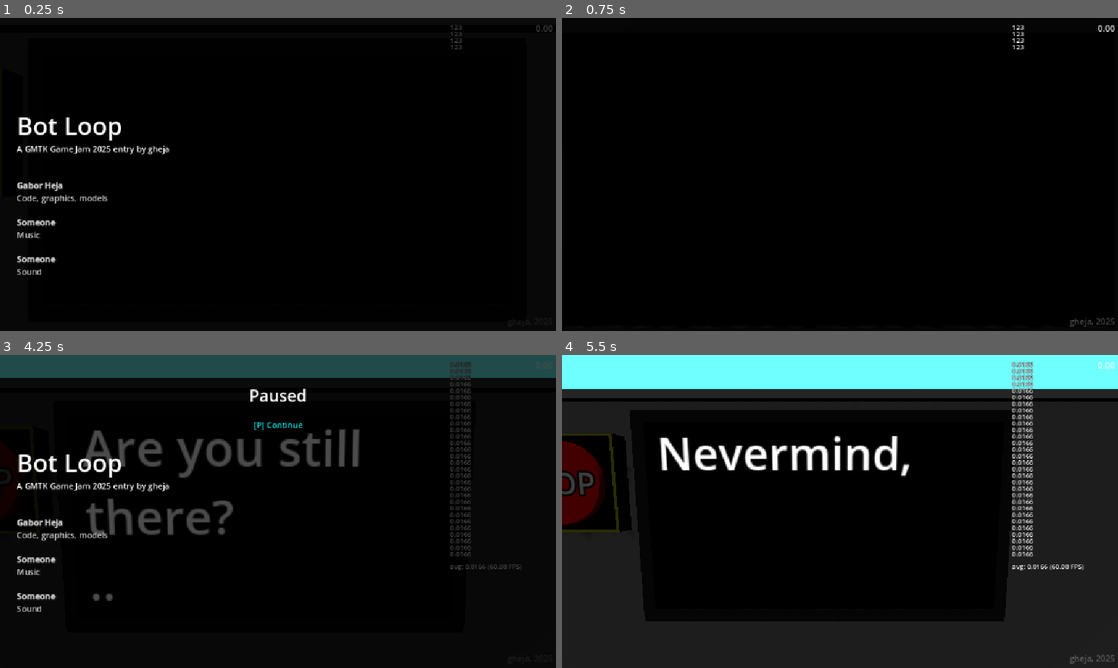
Above: before the commit, frames 1-4 (two rows, left to right).
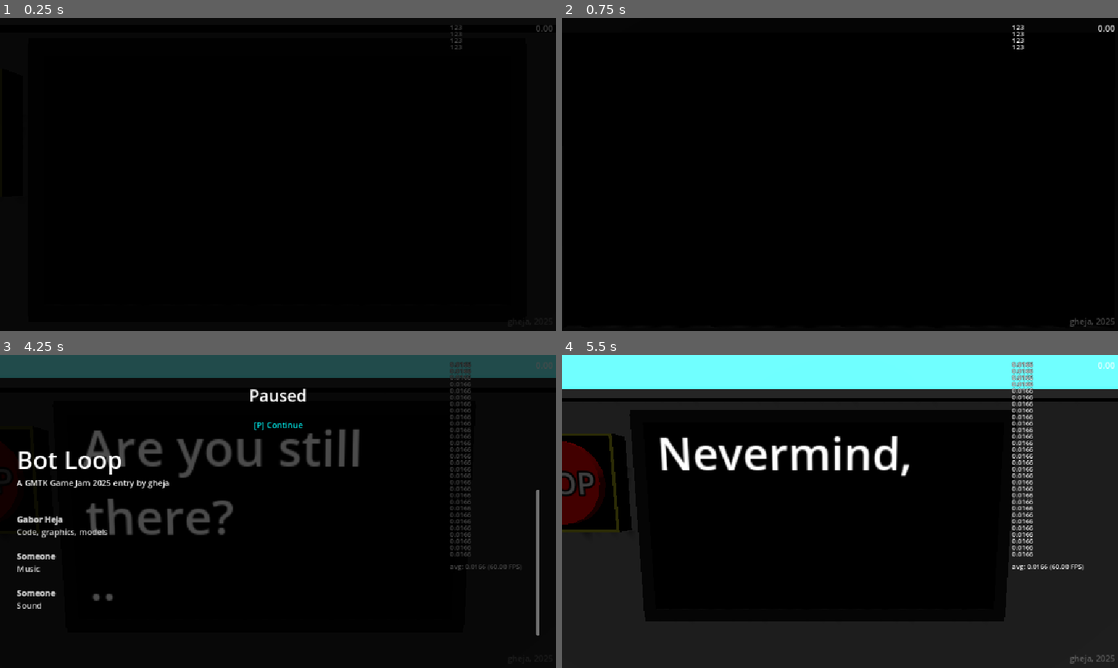
Above: after the commit, the same moments.

Repository: gheja/bot-loop
Game: Godot game, scene res://scenes/main_scene.tscn
Two runs of this game, one before a commit and one after it. Both use one fixed random seed, a clock stepped at 60 frames per second and the inputs below.
Inputs (mouse positions are in pixels of both pictures, inside the frame that each line leads up to):
- Up to frame 1 (0.25 s): no input
- Up to frame 2 (0.75 s): tap Enter at 0.5 s; move the mouse to (962, 158) at 0.52 s; hold D (move_right) from 0.53 s (still down); tap E (action_primary) at 0.6 s
- Up to frame 3 (4.25 s): move the mouse to (250, 511) at 1.27 s; release D (move_right) at 1.28 s; hold W (move_up) from 1.28 s (still down); tap E (action_primary) every 0.75 s from 1.35 to 3.6 s; move the mouse to (289, 505) at 2.02 s; move the mouse to (272, 517) at 2.77 s; move the mouse to (316, 514) at 3.52 s; tap P (ui_action_pause) at 4.15 s
- Up to frame 4 (5.5 s): move the mouse to (673, 464) at 4.27 s; release W (move_up) at 4.28 s; hold A (move_left) 4.28-5.03 s; tap E (action_primary) at 4.35, 5.1 s; move the mouse to (845, 511) at 5.02 s; hold W (move_up) from 5.03 s (still down)

The runs differ from the first frame. In frame 1, 1.6% of the frame differs, in the area x 3-31%, y 31-83%; in frame 2, nothing differs; in frame 3, 2.4%, in the area x 3-97%, y 30-90%; in frame 4, nothing differs.

Commit message:
Added warning flashes, updated main screen, fixed menu/main menu music change

Diff:
--- a/src/scenes/main_interface.gd
+++ b/src/scenes/main_interface.gd
@@ -18,3 +18,6 @@
 
 func update(time_left: float):
 	timer_label.text = str(time_left).pad_decimals(2)
+
+func warn_blink():
+	$WarnBlinkAnimationPlayer.play("warn_blink")
--- a/src/scenes/main_interface.tscn
+++ b/src/scenes/main_interface.tscn
@@ -38,6 +38,44 @@
 _data = {
 &"RESET": SubResource("Animation_51bk3"),
 &"big_text": SubResource("Animation_7qx7d")
+}
+
+[sub_resource type="Animation" id="Animation_efbr5"]
+resource_name = "warn_blink"
+length = 0.3
+step = 0.1
+tracks/0/type = "value"
+tracks/0/imported = false
+tracks/0/enabled = true
+tracks/0/path = NodePath("ColorRect:modulate")
+tracks/0/interp = 1
+tracks/0/loop_wrap = true
+tracks/0/keys = {
+"times": PackedFloat32Array(0, 0.05, 0.3),
+"transitions": PackedFloat32Array(1, 1, 1),
+"update": 0,
+"values": [Color(1, 1, 1, 0.196078), Color(1, 1, 1, 0.117647), Color(1, 1, 1, 0)]
+}
+
+[sub_resource type="Animation" id="Animation_rgrph"]
+length = 0.001
+tracks/0/type = "value"
+tracks/0/imported = false
+tracks/0/enabled = true
+tracks/0/path = NodePath("ColorRect:modulate")
+tracks/0/interp = 1
+tracks/0/loop_wrap = true
+tracks/0/keys = {
+"times": PackedFloat32Array(0),
+"transitions": PackedFloat32Array(1),
+"update": 0,
+"values": [Color(1, 1, 1, 0)]
+}
+
+[sub_resource type="AnimationLibrary" id="AnimationLibrary_grylp"]
+_data = {
+&"RESET": SubResource("Animation_rgrph"),
+&"warn_blink": SubResource("Animation_efbr5")
 }
 
 [node name="MainInterface" type="CanvasLayer"]
@@ -106,3 +144,17 @@
 libraries = {
 &"": SubResource("AnimationLibrary_efbr5")
 }
+
+[node name="ColorRect" type="ColorRect" parent="."]
+modulate = Color(1, 1, 1, 0)
+anchors_preset = 15
+anchor_right = 1.0
+anchor_bottom = 1.0
+grow_horizontal = 2
+grow_vertical = 2
+color = Color(1, 0, 0, 1)
+
+[node name="WarnBlinkAnimationPlayer" type="AnimationPlayer" parent="."]
+libraries = {
+&"": SubResource("AnimationLibrary_grylp")
+}
--- a/src/scenes/main_scene.gd
+++ b/src/scenes/main_scene.gd
@@ -34,6 +34,7 @@
 	Signals.set_controls_lock.connect(_on_set_controls_lock)
 	Signals.pause.connect(_on_pause)
 	Signals.unpause.connect(_on_unpause)
+	Signals.update_timer.connect(_on_update_timer)
 
 	timer.wait_time = current_level.time_limit
 	timer.timeout.connect(_on_timer_timeout)
@@ -310,3 +311,16 @@
 func intro_finished():
 	AudioManager.start_main_music()
 	start_player_selection()
+
+var _last_time = -1
+func _on_update_timer(time: float):
+	if GameState.state != GameState.STATE_RUNNING:
+		return
+
+	if floor(time) != floor(_last_time):
+		print(time)
+		if int(floor(time)) in [2,1,0]:
+			AudioManager.play_sound(3)
+			main_interface.warn_blink()
+
+	_last_time = time
--- a/src/scenes/menu_interface.gd
+++ b/src/scenes/menu_interface.gd
@@ -5,6 +5,7 @@
 
 func _ready():
 	self.hide()
+	$AnimationPlayer.play("main_menu")
 
 func show2(is_main_menu: bool):
 	$PauseContent2.visible = not is_main_menu
@@ -15,20 +16,20 @@
 func _process(delta: float) -> void:
 	# TODO: lots of stuffs here could be avoided by handling state in one place...
 	if self.visible:
-		if Input.is_action_just_pressed("ui_action_start"):
-			# don't start the main music when leaving the main menu
-			if first_unpause:
-				first_unpause = false
-			else:
+		if GameState.state == GameState.STATE_INTRO:
+			if Input.is_action_just_pressed("ui_action_start"):
+				print("play")
+				AudioManager.play_sound(2)
+				Signals.unpause.emit()
+		else:
+			if Input.is_action_just_pressed("ui_action_pause"):
+				print("unpause")
 				AudioManager.start_main_music()
-			AudioManager.play_sound(2)
-			Signals.unpause.emit()
-		elif Input.is_action_just_pressed("ui_action_pause"):
-			first_unpause = false
-			AudioManager.start_main_music()
-			AudioManager.play_sound(2)
-			Signals.unpause.emit()
+				AudioManager.play_sound(2)
+				Signals.unpause.emit()
 	else:
 		if Input.is_action_just_pressed("ui_action_pause"):
+			print("pause")
+			AudioManager.start_menu_music()
 			AudioManager.play_sound(2)
 			Signals.pause.emit()
--- a/src/scenes/menu_interface.tscn
+++ b/src/scenes/menu_interface.tscn
@@ -1,6 +1,92 @@
-[gd_scene load_steps=2 format=3 uid="uid://de1cg28dx0mlf"]
+[gd_scene load_steps=5 format=3 uid="uid://de1cg28dx0mlf"]
 
 [ext_resource type="Script" uid="uid://c52bsj84hnb4a" path="res://scenes/menu_interface.gd" id="1_11g51"]
+
+[sub_resource type="Animation" id="Animation_11g51"]
+length = 0.001
+tracks/0/type = "value"
+tracks/0/imported = false
+tracks/0/enabled = true
+tracks/0/path = NodePath("Control/Label1:modulate")
+tracks/0/interp = 1
+tracks/0/loop_wrap = true
+tracks/0/keys = {
+"times": PackedFloat32Array(0),
+"transitions": PackedFloat32Array(1),
+"update": 0,
+"values": [Color(1, 1, 1, 1)]
+}
+tracks/1/type = "value"
+tracks/1/imported = false
+tracks/1/enabled = true
+tracks/1/path = NodePath("Control/Label2:modulate")
+tracks/1/interp = 1
+tracks/1/loop_wrap = true
+tracks/1/keys = {
+"times": PackedFloat32Array(0),
+"transitions": PackedFloat32Array(1),
+"update": 0,
+"values": [Color(1, 1, 1, 1)]
+}
+tracks/2/type = "value"
+tracks/2/imported = false
+tracks/2/enabled = true
+tracks/2/path = NodePath("MainMenuContent/StartText:modulate")
+tracks/2/interp = 1
+tracks/2/loop_wrap = true
+tracks/2/keys = {
+"times": PackedFloat32Array(0),
+"transitions": PackedFloat32Array(1),
+"update": 0,
+"values": [Color(1, 1, 1, 1)]
+}
+
+[sub_resource type="Animation" id="Animation_hs1cg"]
+resource_name = "main_menu"
+length = 2.0
+step = 0.1
+tracks/0/type = "value"
+tracks/0/imported = false
+tracks/0/enabled = true
+tracks/0/path = NodePath("Control/Label1:modulate")
+tracks/0/interp = 1
+tracks/0/loop_wrap = true
+tracks/0/keys = {
+"times": PackedFloat32Array(0.5, 1),
+"transitions": PackedFloat32Array(1, 1),
+"update": 0,
+"values": [Color(1, 1, 1, 0), Color(1, 1, 1, 1)]
+}
+tracks/1/type = "value"
+tracks/1/imported = false
+tracks/1/enabled = true
+tracks/1/path = NodePath("Control/Label2:modulate")
+tracks/1/interp = 1
+tracks/1/loop_wrap = true
+tracks/1/keys = {
+"times": PackedFloat32Array(0.5, 1, 1.5),
+"transitions": PackedFloat32Array(1, 1, 1),
+"update": 0,
+"values": [Color(1, 1, 1, 0), Color(1, 1, 1, 0), Color(1, 1, 1, 1)]
+}
+tracks/2/type = "value"
+tracks/2/imported = false
+tracks/2/enabled = true
+tracks/2/path = NodePath("MainMenuContent/StartText:modulate")
+tracks/2/interp = 1
+tracks/2/loop_wrap = true
+tracks/2/keys = {
+"times": PackedFloat32Array(0.5, 1.5, 2),
+"transitions": PackedFloat32Array(1, 1, 1),
+"update": 0,
+"values": [Color(1, 1, 1, 0), Color(1, 1, 1, 0), Color(1, 1, 1, 1)]
+}
+
+[sub_resource type="AnimationLibrary" id="AnimationLibrary_hs1cg"]
+_data = {
+&"RESET": SubResource("Animation_11g51"),
+&"main_menu": SubResource("Animation_hs1cg")
+}
 
 [node name="MenuInterface" type="CanvasLayer"]
 process_mode = 3
@@ -14,6 +100,44 @@
 grow_vertical = 2
 color = Color(0, 0, 0, 0.705882)
 
+[node name="Control" type="Control" parent="."]
+layout_mode = 3
+anchors_preset = 0
+offset_right = 40.0
+offset_bottom = 40.0
+
+[node name="Label1" type="RichTextLabel" parent="Control"]
+layout_mode = 2
+offset_left = 32.0
+offset_top = 170.0
+offset_right = 1056.0
+offset_bottom = 718.0
+mouse_filter = 2
+bbcode_enabled = true
+text = "[font_size=48]Bot Loop[/font_size]
+A GMTK Game Jam 2025 entry by gheja"
+
+[node name="Label2" type="RichTextLabel" parent="Control"]
+offset_left = 32.0
+offset_top = 262.0
+offset_right = 1056.0
+offset_bottom = 549.0
+mouse_filter = 2
+bbcode_enabled = true
+text = "
+
+[color=#ccc][b]Gabor Heja[/b]
+Code, graphics, models
+
+[b]Someone[/b]
+Music
+
+[b]Someone[/b]
+Sound
+[/color]
+
+"
+
 [node name="PauseContent2" type="MarginContainer" parent="."]
 anchors_preset = 15
 anchor_right = 1.0
@@ -25,32 +149,6 @@
 theme_override_constants/margin_right = 32
 theme_override_constants/margin_bottom = 32
 
-[node name="RichTextLabel2" type="RichTextLabel" parent="PauseContent2"]
-layout_mode = 2
-mouse_filter = 2
-bbcode_enabled = true
-text = "
-
-
-
-
-
-[font_size=48]Bot Loop[/font_size]
-A GMTK Game Jam 2025 entry by gheja
-
-[color=#ccc]
-[b]Gabor Heja[/b]
-Code, graphics, models
-
-[b]Someone[/b]
-Music
-
-[b]Someone[/b]
-Sound
-[/color]
-
-"
-
 [node name="PauseText" type="RichTextLabel" parent="PauseContent2"]
 layout_mode = 2
 mouse_filter = 2
@@ -60,40 +158,24 @@
 
 [color=#0ff][P] Continue[/color][/center]"
 
-[node name="MainMenuContent" type="MarginContainer" parent="."]
-visible = false
+[node name="MainMenuContent" type="Control" parent="."]
+layout_mode = 3
 anchors_preset = 15
 anchor_right = 1.0
 anchor_bottom = 1.0
 grow_horizontal = 2
 grow_vertical = 2
-theme_override_constants/margin_left = 32
-theme_override_constants/margin_top = 32
-theme_override_constants/margin_right = 32
-theme_override_constants/margin_bottom = 32
 
-[node name="RichTextLabel2" type="RichTextLabel" parent="MainMenuContent"]
-layout_mode = 2
+[node name="StartText" type="RichTextLabel" parent="MainMenuContent"]
+offset_left = 32.0
+offset_top = 531.0
+offset_right = 347.0
+offset_bottom = 571.0
 mouse_filter = 2
 bbcode_enabled = true
-text = "
+text = "[color=#0ff][SPACE] or [Click] to start the game[/color]"
 
-
-
-
-
-[font_size=48]Bot Loop[/font_size]
-A GMTK Game Jam 2025 entry by gheja
-
-[color=#ccc]
-[b]Gabor Heja[/b]
-Code, graphics, models
-
-[b]Someone[/b]
-Music
-
-[b]Someone[/b]
-Sound
-[/color]
-
-"
+[node name="AnimationPlayer" type="AnimationPlayer" parent="."]
+libraries = {
+&"": SubResource("AnimationLibrary_hs1cg")
+}
Not shown: 1 places in src/scenes/main_interface.tscn that only renumber resources
